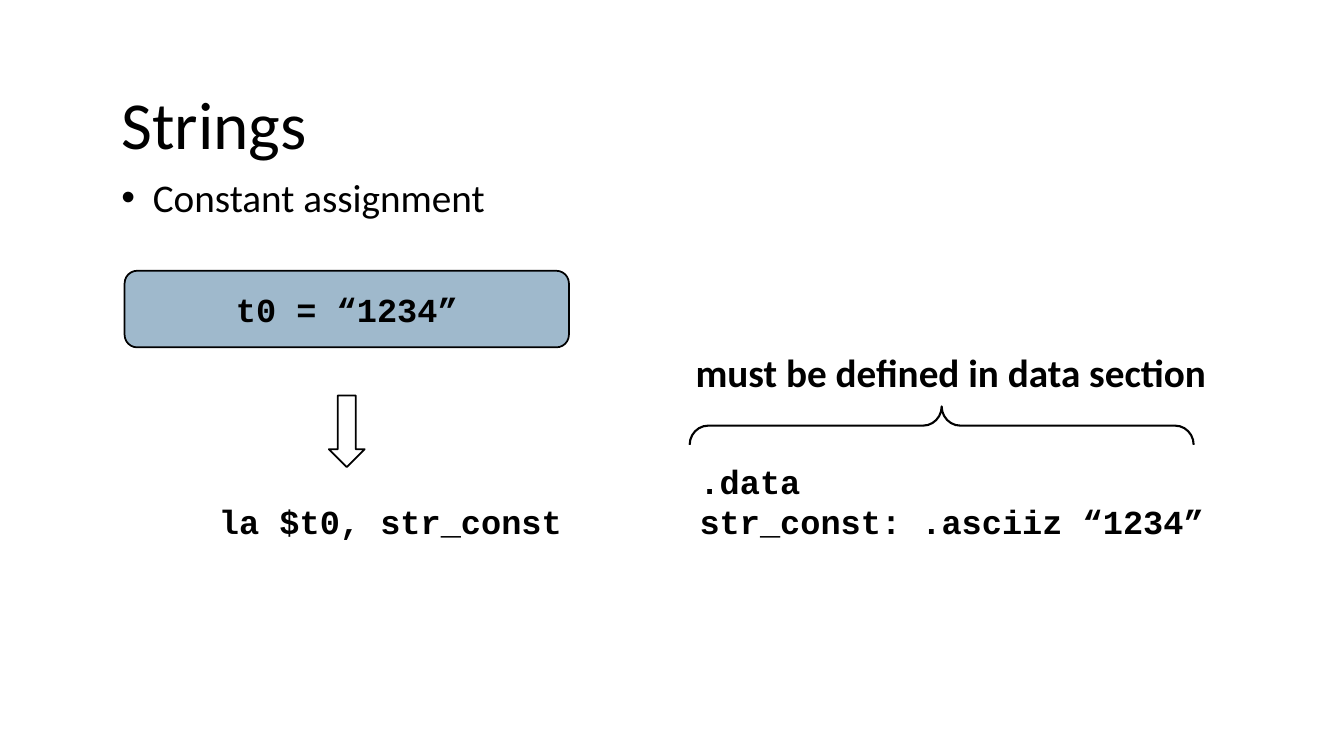
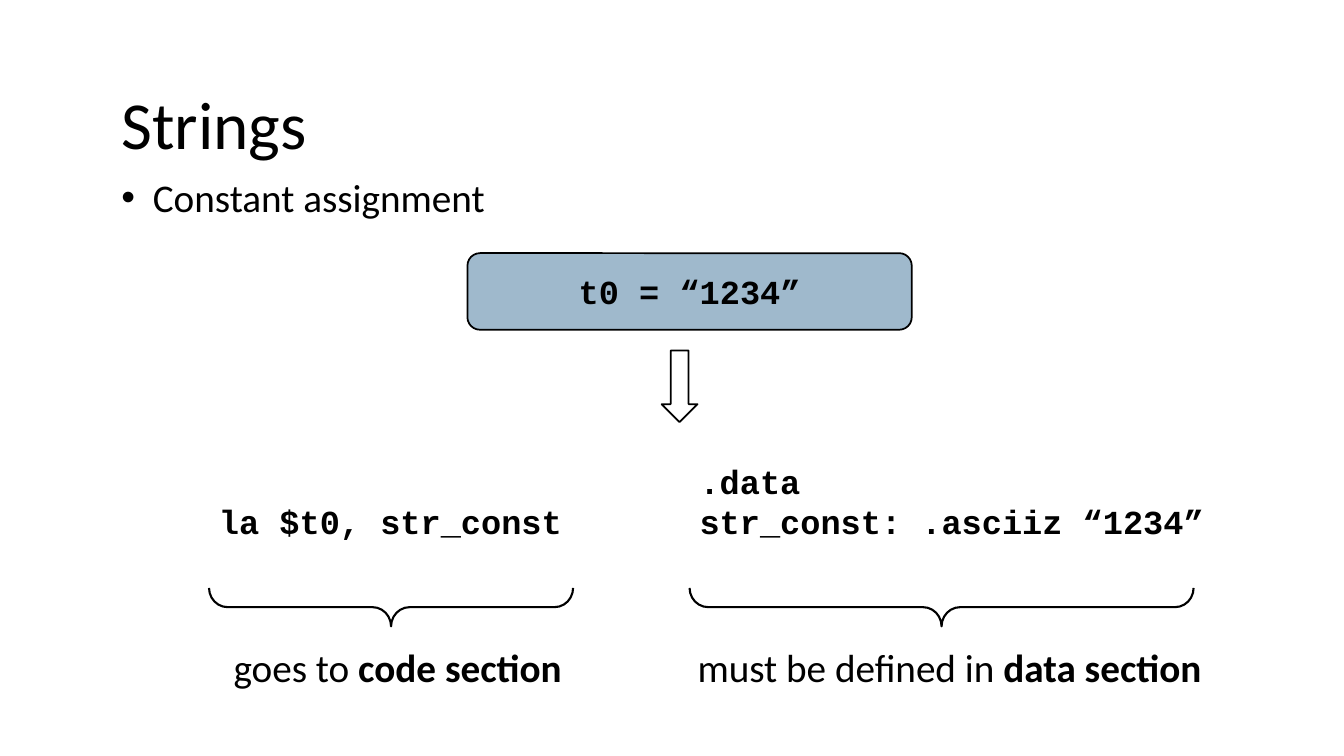
Before and after one commit to nivshani/compilation, a slide deck: slide 69 of slides/codegen.pptx. Drawn at 1344x756 pixels with LibreOffice and Linux fonts; fonts in the diff are those of the drawing. Boxes give left, top, right and bottom in pixels: in the first picture for what was removed or moved away, otherwise in the second. Text is boxed around its words. In the diff, an @@ line names an element or a change of style, - is before the commit and + after.

```diff
--- a/slides/codegen.pptx
+++ b/slides/codegen.pptx
@@ rounded rectangle "t0 = “1234”": place and size @@
-rounded rectangle "t0 = “1234”" at [125,271,570,348]
+rounded rectangle "t0 = “1234”" at [468,253,912,330]
@@ down arrow: place and size @@
-down arrow at [329,395,365,467]
+down arrow at [661,351,698,422]
@@ left brace added at [209,588,573,627], outline #000000 1.5 pt @@
@@ left brace at [690,588,1194,626]: rotation 90 to 270 degrees @@
@@ text added at [234,654,562,689], 28 pt, text #000000, bold @@
+goes to code section
@@ text "must be defined in data ...": place and size @@
-text "must be defined in data ..." at [696,359,1206,388]
+text "must be defined in data ..." at [698,654,1202,683]
@@ text "must be defined in data ..." at [698,654,1202,683]: bold off in "must be defined in"; alignment left to centre @@
```
Also in this commit, not shown: 15 other slides changed, 1 other file.
